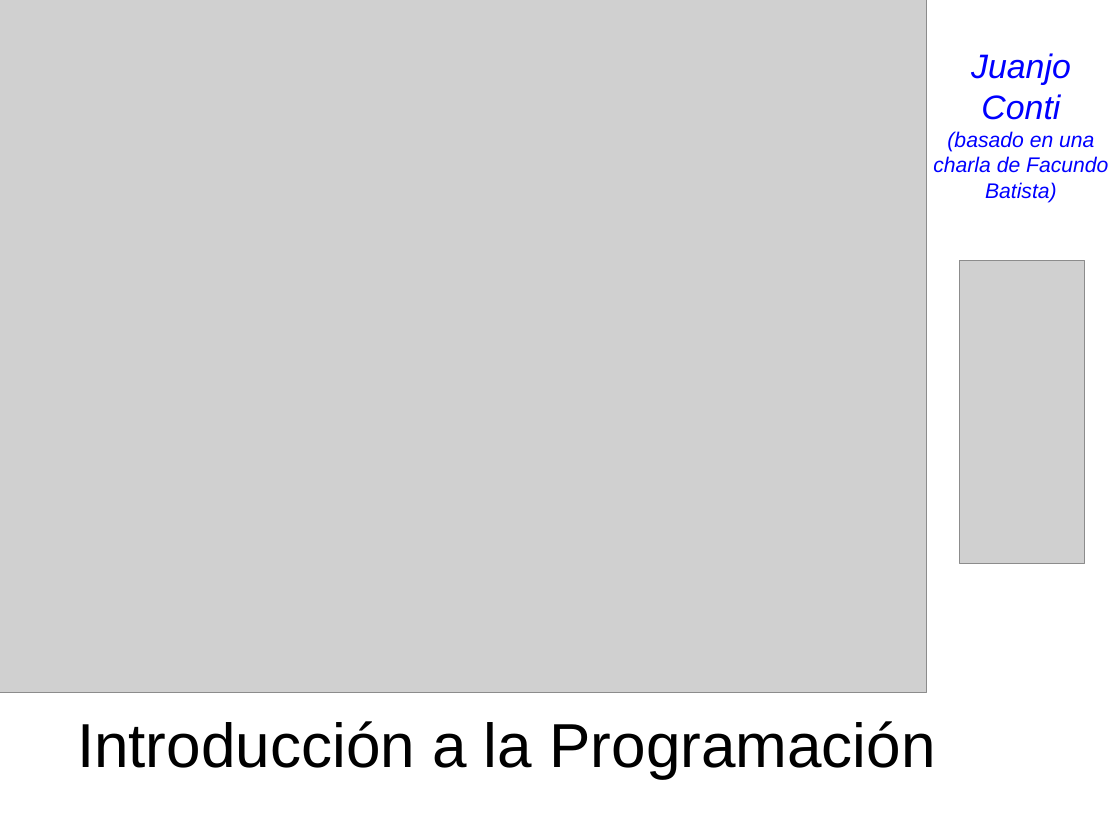
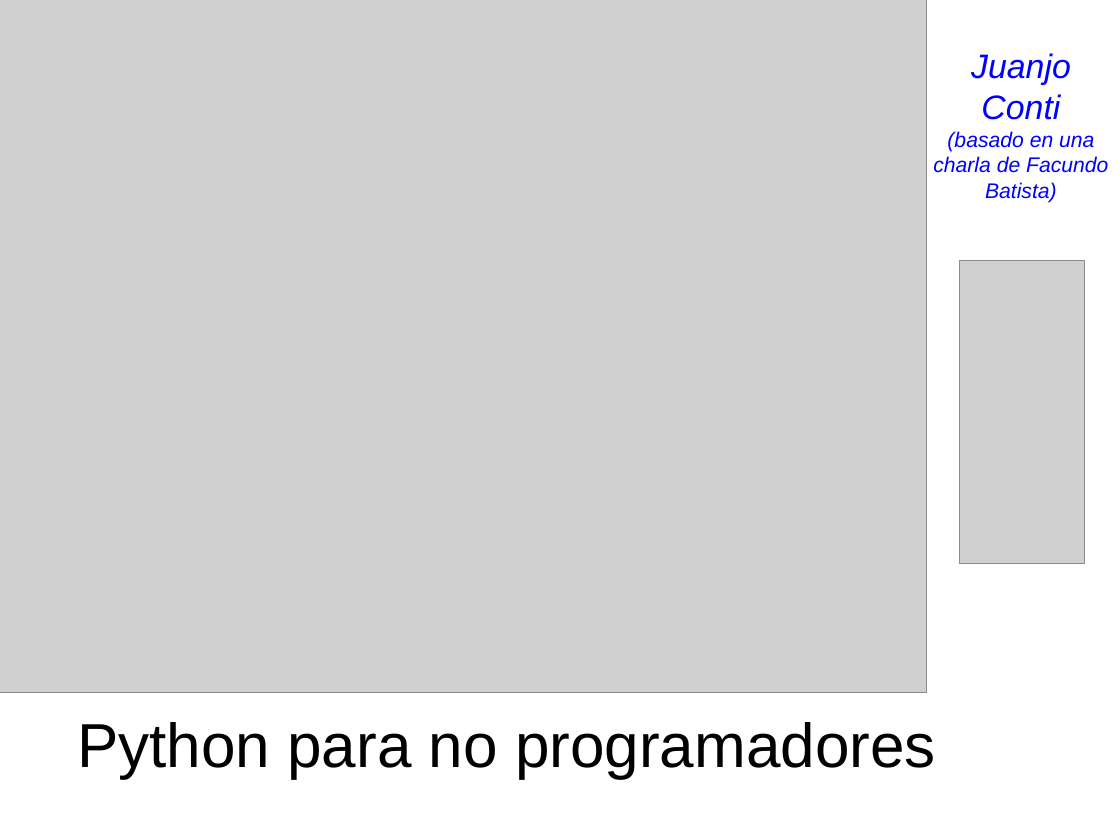
Before and after one commit to jjconti/charla-intro-python, a slide deck: slide 1 of introprogram.odp. Drawn at 1120x840 pixels with LibreOffice and Linux fonts; fonts in the diff are those of the drawing; grey boxes stand for pictures. Boxes give left, top, right and bottom in pixels: in the first picture for what was removed or moved away, otherwise in the second. Text is boxed around its words. In the diff, an @@ line names an element or a change of style, - is before the commit and + after.

```diff
--- a/introprogram.odp
+++ b/introprogram.odp
@@ text at (77, 722, 936, 778): text changed @@
-Introducción a la Programación
+Python para no programadores
```
Also in this commit, not shown: 1 other slide changed, 2 slides removed, 1 other file.
